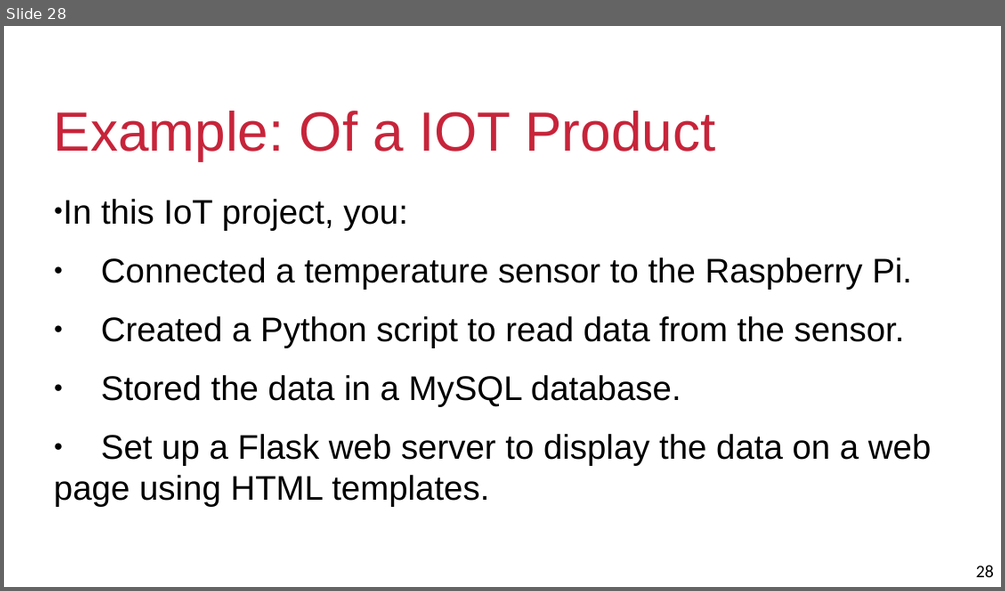
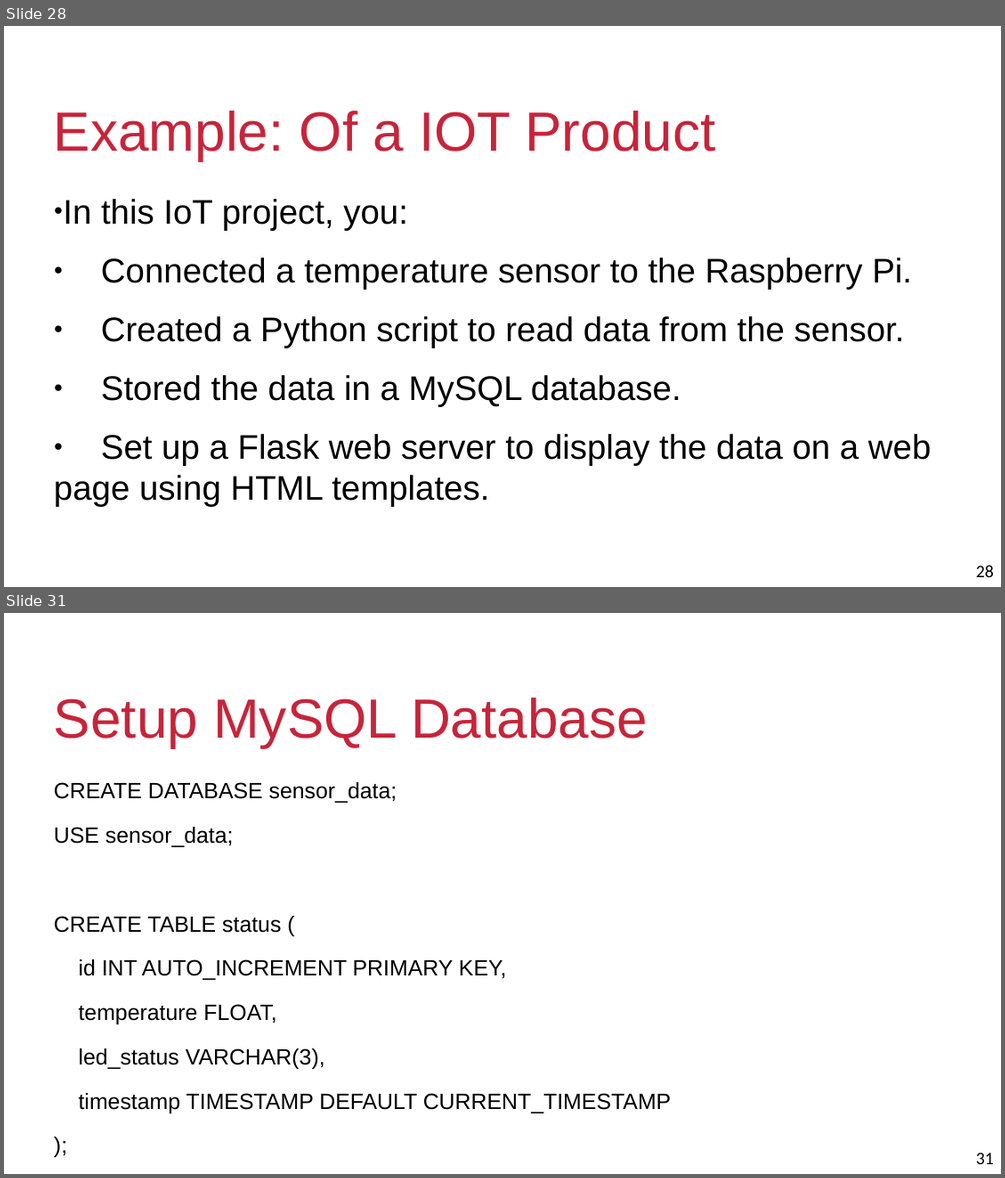
Before and after one commit to heikhama/IOT, a slide deck: iotimplementation.pptx. Shown one above the other, each under a label of ours: slide 28 before the commit, slides 28 and 31 after it; the slides between them are not shown. The pictures are 1005x591 and 1005x1178 pixels, drawn with LibreOffice and Linux fonts; fonts in the diff are those of the drawing; background and template pictures are left out. Boxes give left, top, right and bottom in pixels: in the first picture for what was removed or moved away, otherwise in the second. Text is boxed around its words. In the diff, an @@ line names an element or a change of style, - is before the commit and + after.

```diff
--- a/iotimplementation.pptx
+++ b/iotimplementation.pptx
@@ slide 31 added at bbox=[4, 613, 1001, 1174], background #FFFFFF; not listed: 1 template element that a slide beside it also shows @@
@@ title added at bbox=[54, 698, 647, 747], 44 pt, text #C7243A @@
+Setup MySQL Database
@@ text added at bbox=[54, 782, 671, 1113], 17.6 pt, text #000000 @@
+CREATE DATABASE sensor_data;
+USE sensor_data;
+CREATE TABLE status (
+id INT AUTO_INCREMENT PRIMARY KEY,
+temperature FLOAT,
+led_status VARCHAR(3),
+timestamp TIMESTAMP DEFAULT CURRENT_TIMESTAMP
+);
```
Also in this commit, not shown: 1 slide changed, 3 other slides added, 1 other file.
